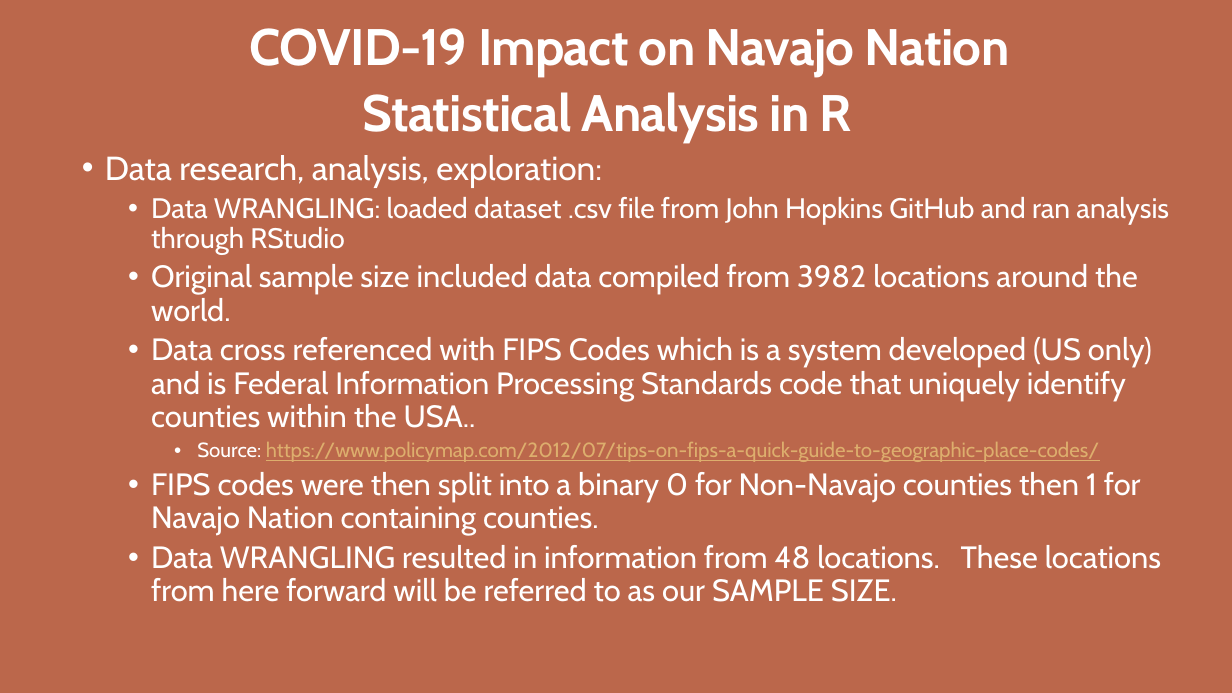
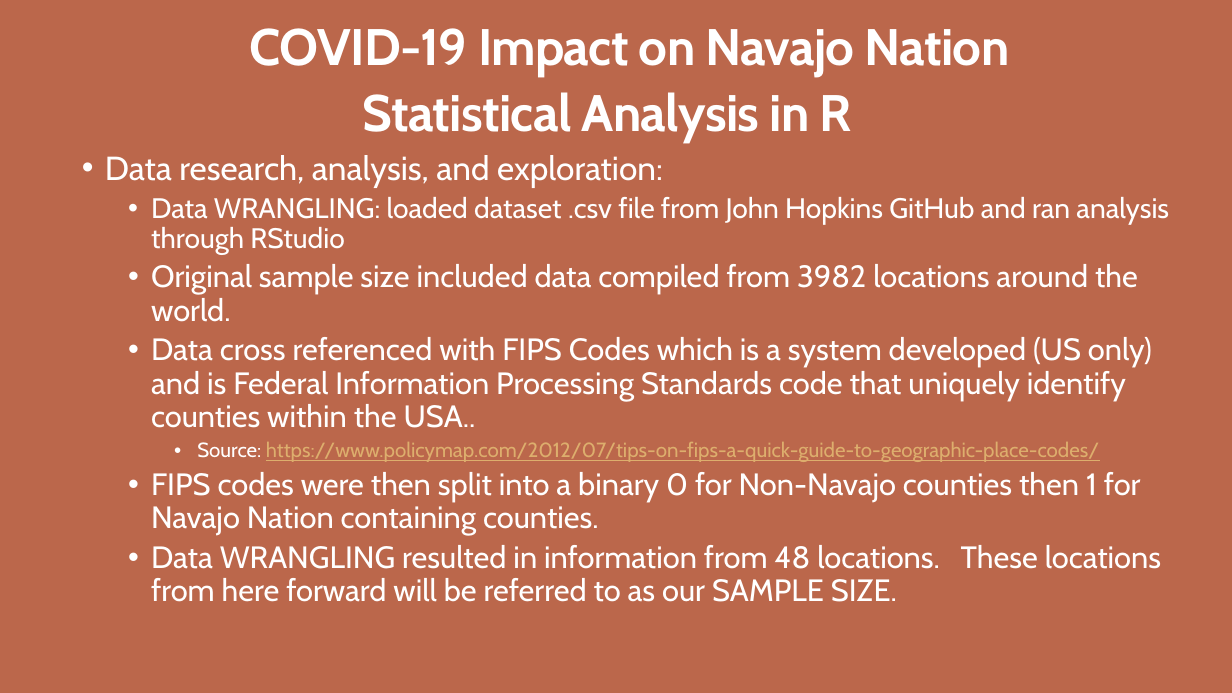
Before and after one commit to CCostenbader/Covid-19-effects-on-the-Navajo-Nation-Indian-Tribe, a slide deck: slide 14 of FinalPPMatt.pptx. Drawn at 1232x693 pixels with LibreOffice and Linux fonts; fonts in the diff are those of the drawing; background and template pictures are left out. Boxes give left, top, right and bottom in pixels: in the first picture for what was removed or moved away, otherwise in the second. Text is boxed around its words. In the diff, an @@ line names an element or a change of style, - is before the commit and + after.

```diff
--- a/FinalPPMatt.pptx
+++ b/FinalPPMatt.pptx
@@ text at bbox=[105, 155, 663, 188]: text changed @@
-  • Data research, analysis, exploration:
+  • Data research, analysis, and exploration:
```
Also in this commit, not shown: 7 other slides changed.
